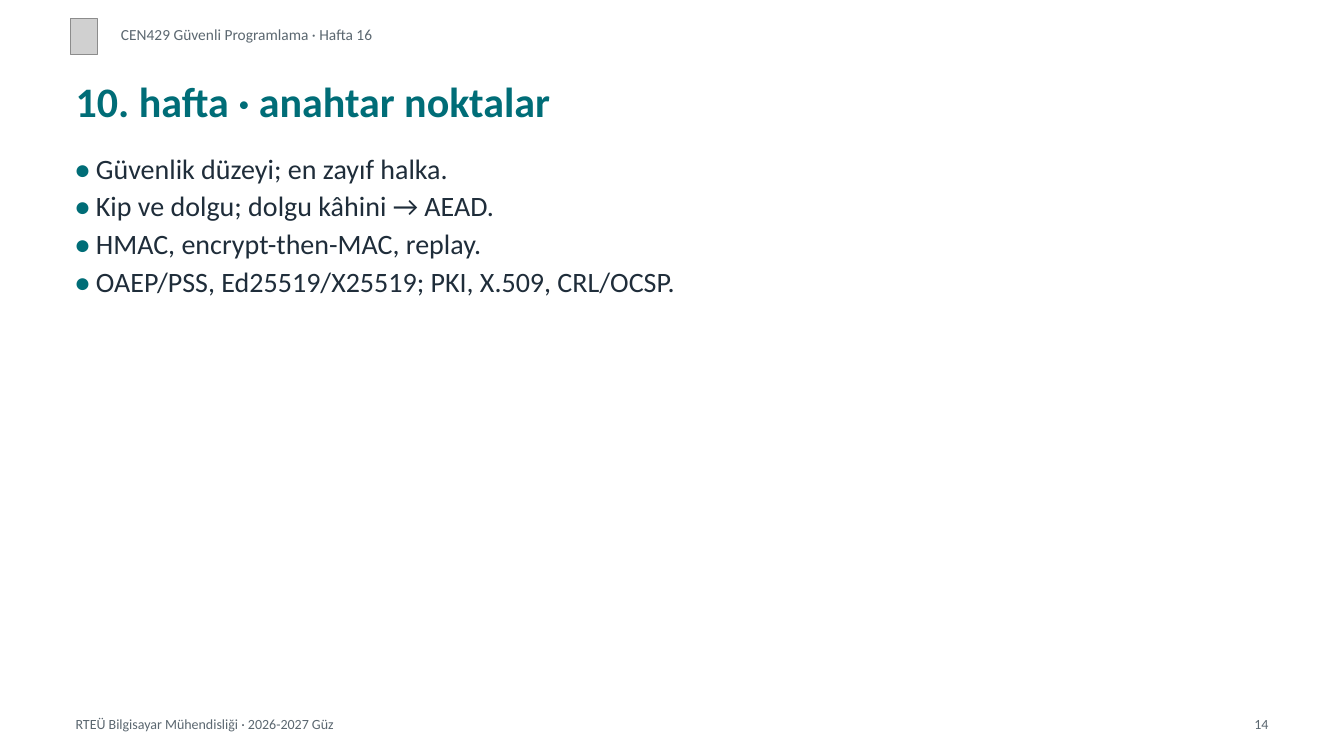
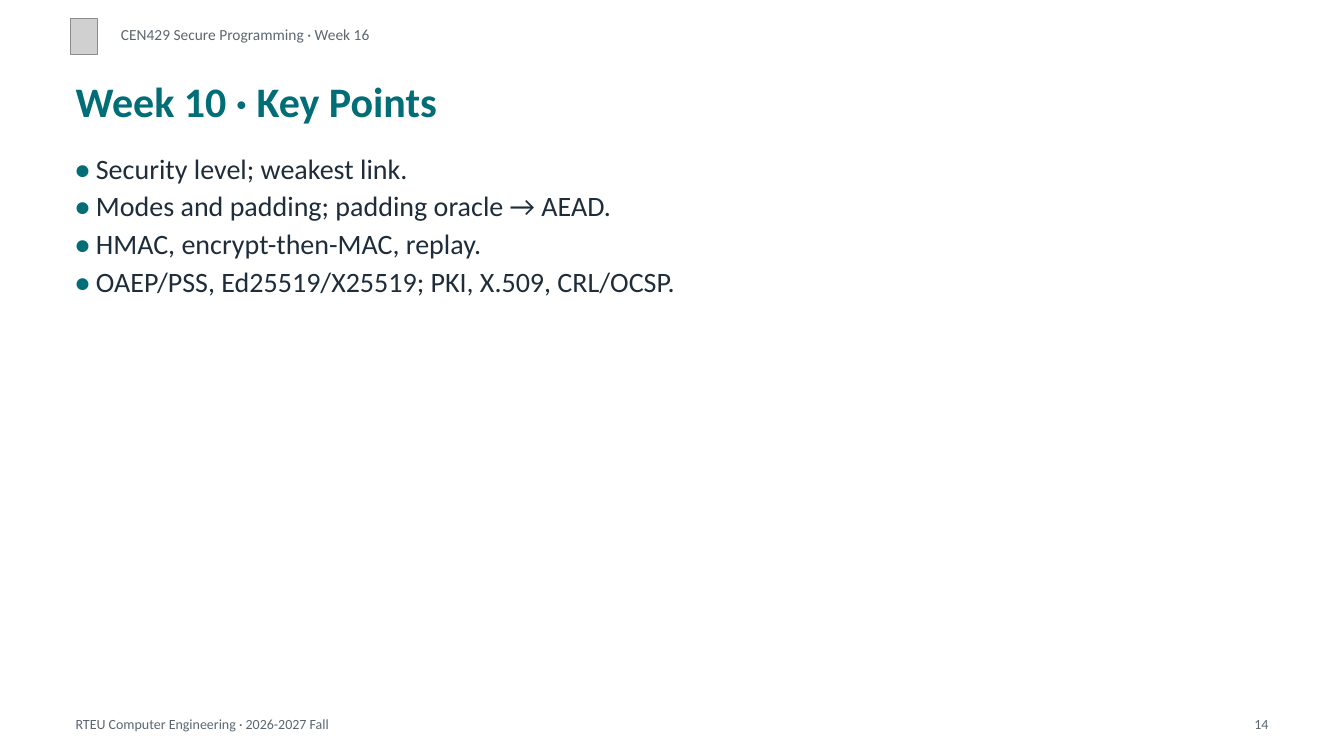
Before and after one commit to ucoruh/cen429-secure-programming, a slide deck: slide 14 of docs/week-16/cen429-week-16-sunum.en.pptx. Drawn at 1344x756 pixels with LibreOffice and Linux fonts; fonts in the diff are those of the drawing; grey boxes stand for pictures. Boxes give left, top, right and bottom in pixels: in the first picture for what was removed or moved away, otherwise in the second. Text is boxed around its words. In the diff, an @@ line names an element or a change of style, - is before the commit and + after.

```diff
--- a/docs/week-16/cen429-week-16-sunum.en.pptx
+++ b/docs/week-16/cen429-week-16-sunum.en.pptx
@@ text at <box>121,29,370,43</box>: text changed @@
-CEN429 Güvenli Programlama · Hafta 16
+CEN429 Secure Programming · Week 16
@@ text at <box>76,87,437,124</box>: text changed @@
-10. hafta · anahtar noktalar
+Week 10 · Key Points
@@ text at <box>96,159,611,221</box>: text changed @@
-• Güvenlik düzeyi; en zayıf halka.
-• Kip ve dolgu; dolgu kâhini → AEAD.
+• Security level; weakest link.
+• Modes and padding; padding oracle → AEAD.
@@ text at <box>76,719,329,732</box>: text changed @@
-RTEÜ Bilgisayar Mühendisliği · 2026-2027 Güz
+RTEU Computer Engineering · 2026-2027 Fall
```
Also in this commit, not shown: 19 other slides changed, 11 slides added, 11 slides removed, 15 other files.
